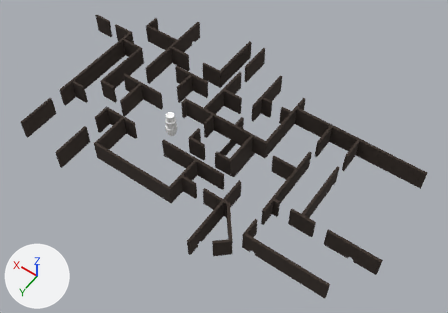
What one commit did to the FBX model Assets/_Art/_Models/Struttura/Mura-1.fbx.
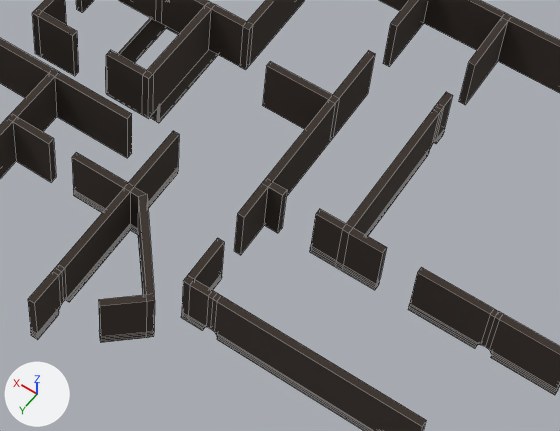
There are two pictures of each version: one whole from a 50 mm lens placed at (-29.2, 38.4, 57.4), pointed at (-1.9, 0.3, -2.5), one close up on the part from 40% to 84% of the width and 43% to 92% of the height. Lighting does not change. The marker at lower left points along +X, +Y and +Z. The older version's two pictures come first. The close-ups show mesh edges as thin lines. Where no turn or scale is listed for an object, it has been applied to the vertices.

The first close-up shows 'Muro.001', 'Muro.014', 'Muro.015', 'Muro.016', 'Muro.017', 'Muro.018', 'Muro.019', 'Muro.024'.
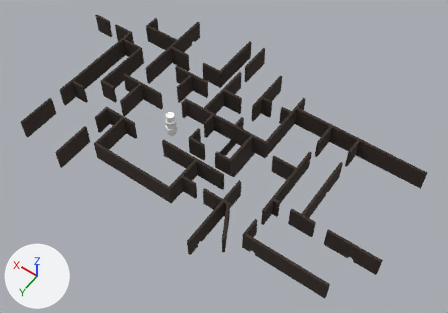
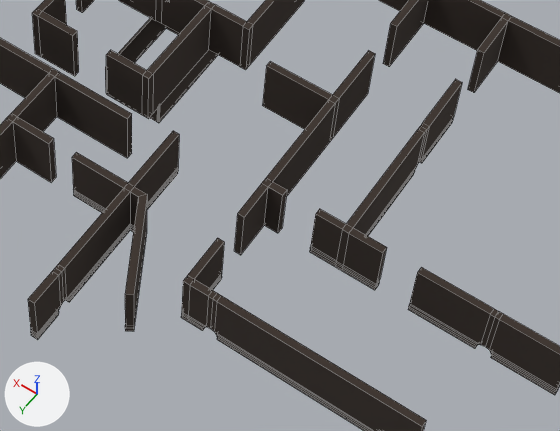
Commit message: modificate mura-1

The change in detail:
me_cube_029 is used by ob_muro_014; location (-7.18, 2.61, -0.46).
me_cube_029 had 136 vertices, 134 faces and spanned x -3.72..2.67, y 1.88..11.36, z -0.93..1.82.
me_cube_029 now has 112 vertices, 110 faces and spans x -2.95..2.67, y 1.88..11.36, z -0.93..1.82.
Part 4, on me_cube_029:
28 vertices are removed from x -3.72..-2.0, y 8.43..10.05, z -0.93..1.82.
35 faces are deleted.
4 vertices in x -3.32, y 8.64, z -0.81..-0.47 move by (0.65, 0.46, 0.0).
3 vertices in x -3.53, y 8.43, z -0.69..-0.47 move by (0.59, 0.5, 0.0).
1 vertex moves from x -3.53, y 8.43, z -0.81 to x -2.95, y 8.93, z -0.81.
4 vertices are added at (-2.94, 8.93, 1.82), (-2.67, 9.1, 1.82), (-2.94, 8.93, -0.93), (-2.67, 9.1, -0.93).
11 new faces join them.
me_cube_001 has 140 vertices, 138 faces and spans x -18.1..11.0, y -7.0..6.4, z -1.4..1.4.
me_cube_001 is used by ob_muro_001; location (-5.51, -3.46, -0.01).
Before the commit, vertices of me_cube_001: 24 (-9.7, -2.0, -1.4) at pixel (465, 105), 25 (-9.4, -2.0, -1.4) at pixel (458, 101), 26 (-9.4, -2.0, 1.4) at pixel (468, 61), 27 (-9.7, -2.0, 1.4) at pixel (475, 65).
Part 1, on me_cube_001:
Vertices 24 to 27 of me_cube_001 move by (0.0, -0.8, 0.0).
me_cube_026 is used by ob_muro_016; location (-17.53, 4.07, -0.68).
me_cube_026 had 140 vertices, 136 faces and spanned x -7.01..3.78, y -7.63..0.5, z -0.71..2.04.
me_cube_026 now has 140 vertices, 136 faces and spans x -7.01..3.78, y -8.42..0.5, z -0.71..2.04.
me_cube_026 part 2: all 12 vertices in x 2.28..2.59, y -7.63, z -0.71..2.04 are moved by (0.0, -0.79, 0.0).
me_cube_026 part 3: all 28 vertices in x 2.28..2.59, y -7.04..-6.36, z -0.71..2.04 are moved by (0.0, 1.2, 0.0).

What differs and where, as boxes [x1, y1, x2, y2] in the close-ups (560 x 431 px; the box of a moved part takes in the faces that stretch with it):
'Muro.016', reshaped: before [310, 92, 560, 395]; after [310, 79, 560, 395]
'Muro.014', reshaped: before [28, 131, 179, 343]; after [28, 131, 179, 340]
part 1 of me_cube_001, moved or reshaped: before [459, 18, 508, 105]; after [468, 18, 508, 93]
part 2 of me_cube_026, moved or reshaped: before [436, 92, 453, 144]; after [422, 79, 462, 163]
part 3 of me_cube_026, moved or reshaped: before [347, 104, 444, 236]; after [347, 123, 429, 236]
part 4 of me_cube_029, cut back: before [99, 194, 155, 343]; after [125, 194, 147, 332]
